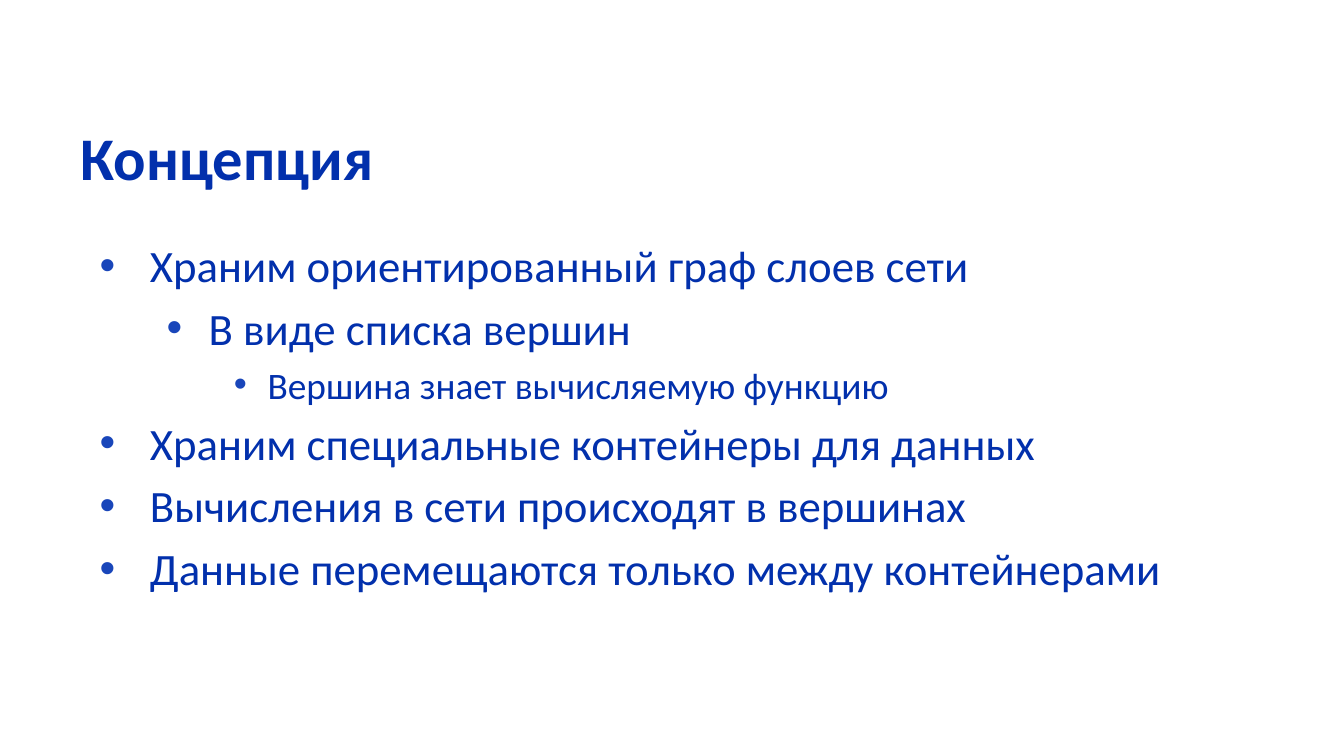
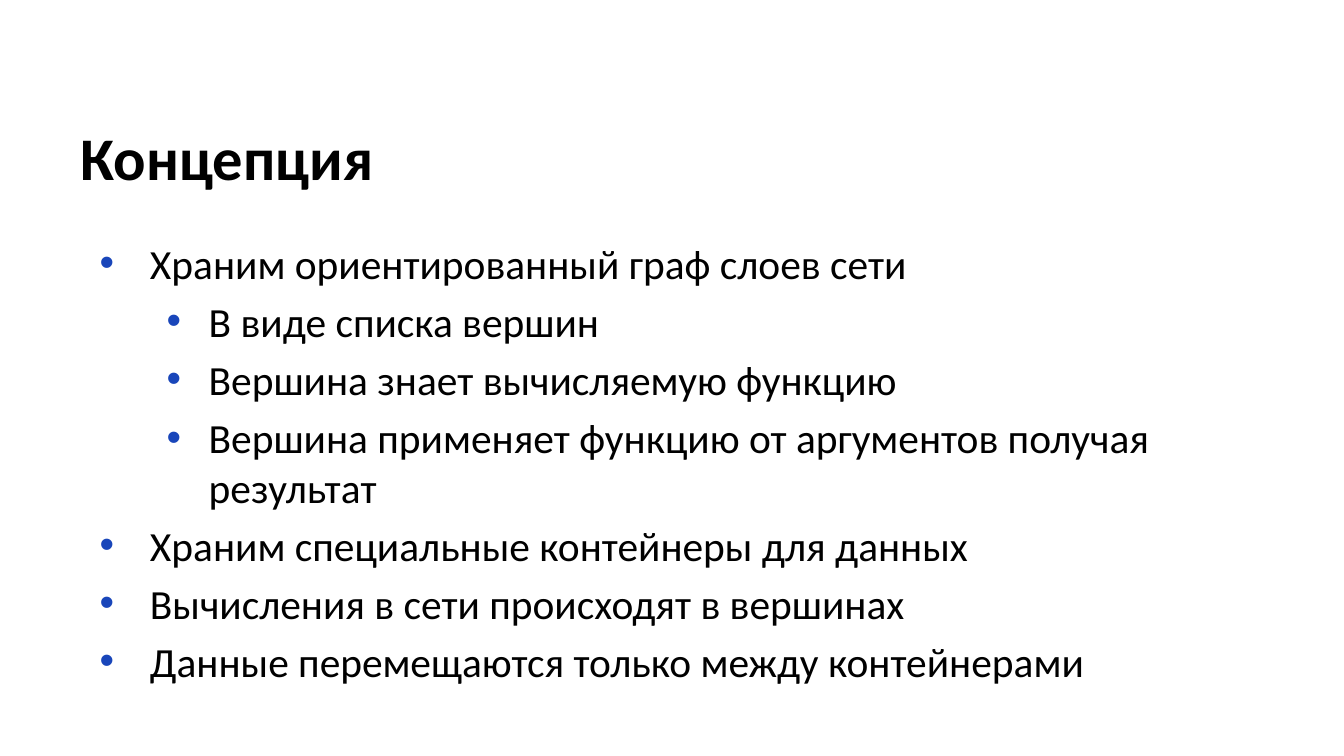
Before and after one commit to IvanMaslov/famlinn, a slide deck: slide 7 of docs/MaslovIvan-first-prethesis.pptx. Drawn at 1344x756 pixels with LibreOffice and Linux fonts; fonts in the diff are those of the drawing; background and template pictures are left out. Boxes give left, top, right and bottom in pixels: in the first picture for what was removed or moved away, otherwise in the second. Text is boxed around its words. In the diff, an @@ line names an element or a change of style, - is before the commit and + after.

```diff
--- a/docs/MaslovIvan-first-prethesis.pptx
+++ b/docs/MaslovIvan-first-prethesis.pptx
@@ title "Концепция" at (81, 140, 374, 190): text colour #0230AC to #000000 @@
@@ text at (150, 251, 1084, 684): size 24 to 22.2 pt in "Храним ориентированный граф слоев сети", "В виде списка вершин", "Храним специальные контейнеры для данных", "Вычисления в сети происходят в вершинах" and 1 more places; text colour #0230AC to #000000 in "Храним ориентированный граф слоев сети", "В виде списка вершин", "Вершина знает вычисляемую функцию", "Храним специальные контейнеры для данных" and 2 more places; size 20 to 22.2 pt in "Вершина знает вычисляемую функцию"; list level 3 to 2 in "Вершина знает вычисляемую функцию" @@
@@ text at (209, 425, 1149, 510): paragraph added @@
+  • Вершина применяет функцию от аргументов получая результат
```
Also in this commit, not shown: 5 other slides changed, 5 slides added, 1 slide removed, 2 other files.
